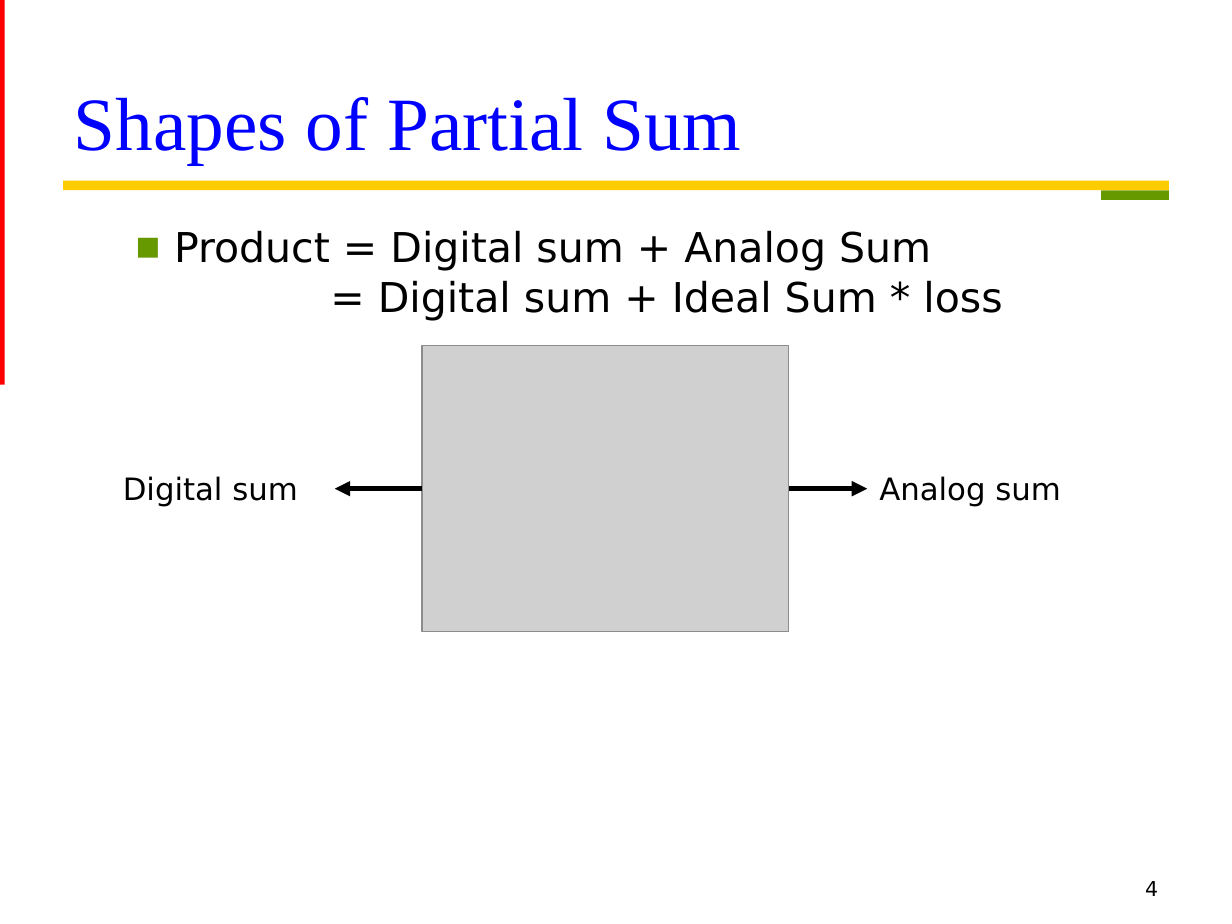
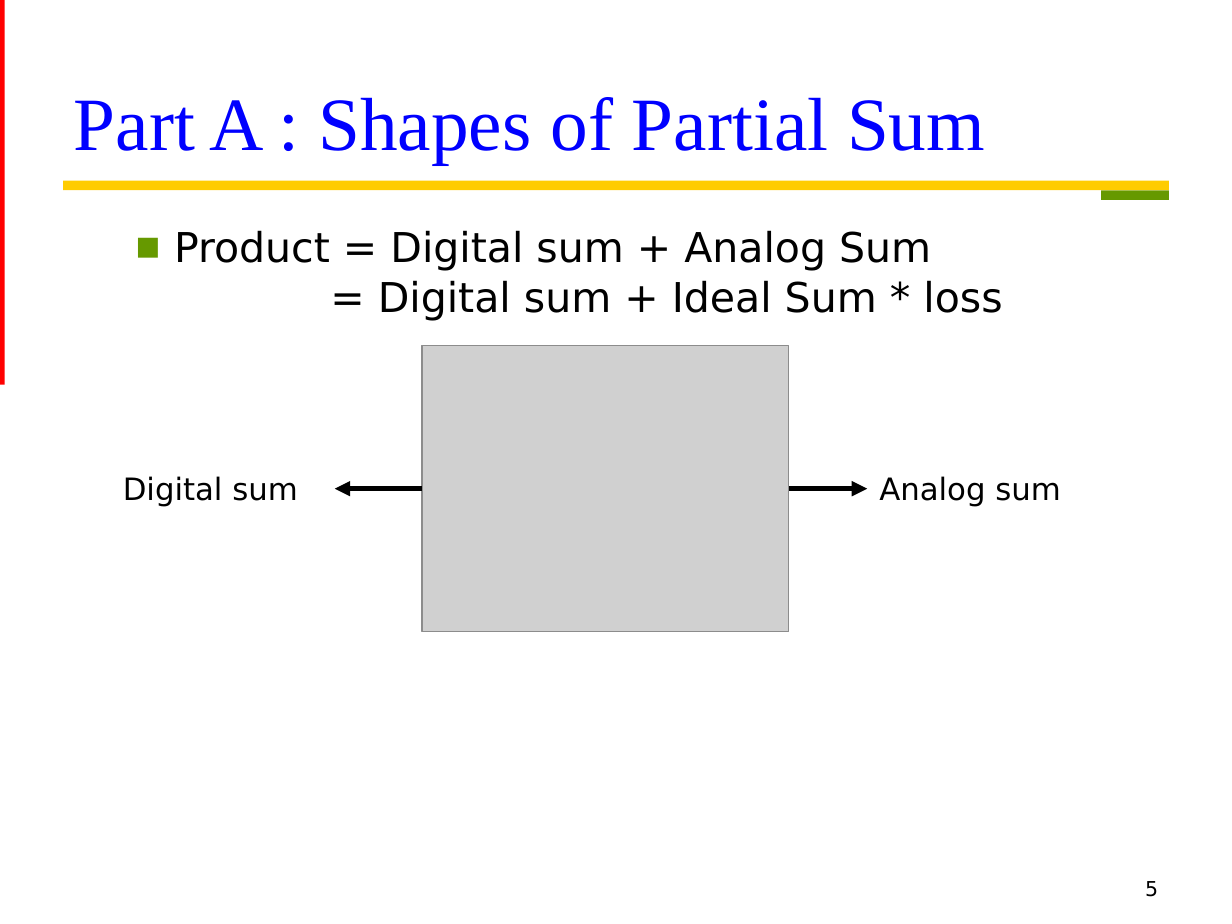
Before and after one commit to Oniontow/TTLiu_Project, a slide deck: slide 5 of bitrotation/ppt.pptx (slide 4 before the commit). Drawn at 1232x924 pixels with LibreOffice and Linux fonts; fonts in the diff are those of the drawing; grey boxes stand for pictures. Boxes give left, top, right and bottom in pixels: in the first picture for what was removed or moved away, otherwise in the second. Text is boxed around its words. In the diff, an @@ line names an element or a change of style, - is before the commit and + after.

```diff
--- a/bitrotation/ppt.pptx
+++ b/bitrotation/ppt.pptx
@@ title at (74, 97, 985, 164): text changed @@
-Shapes of Partial Sum
+Part A : Shapes of Partial Sum
@@ page number at (1145, 881, 1158, 897): text changed @@
-4
+5
```
Also in this commit, not shown: 10 other slides changed, 5 slides added.
